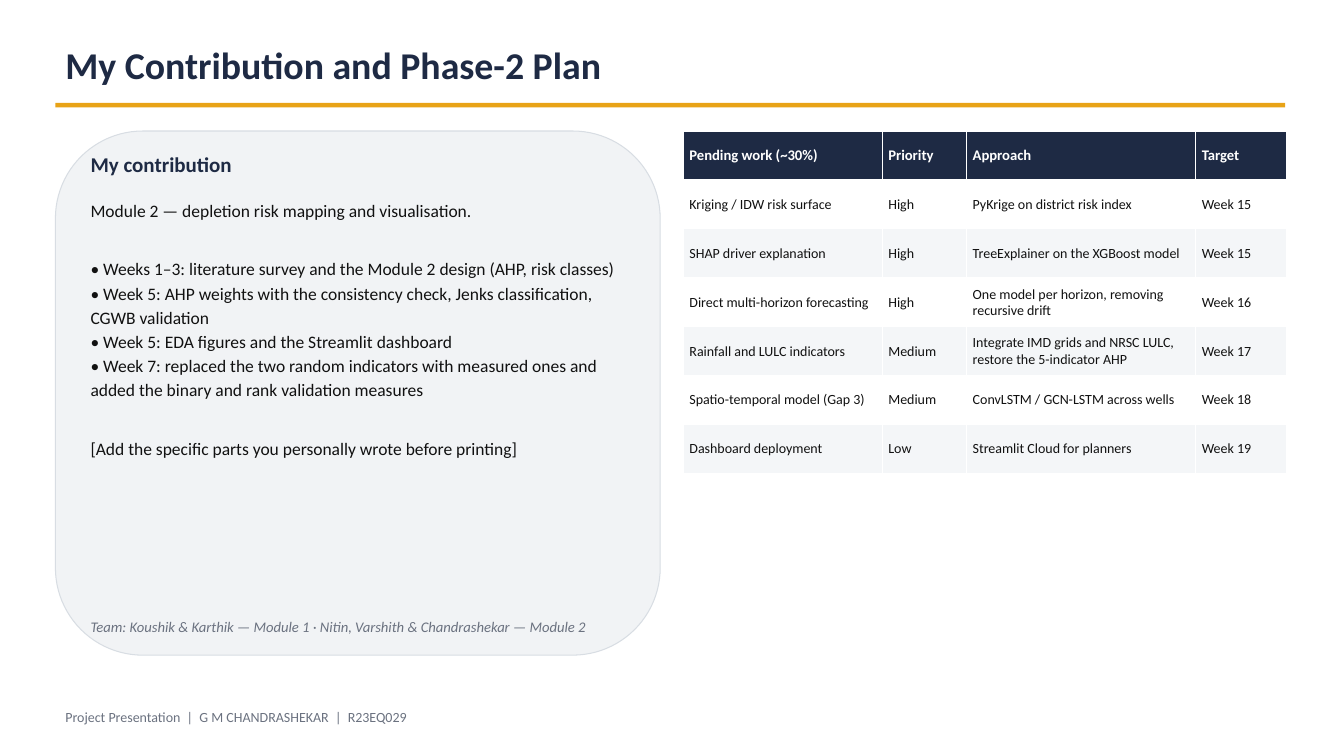
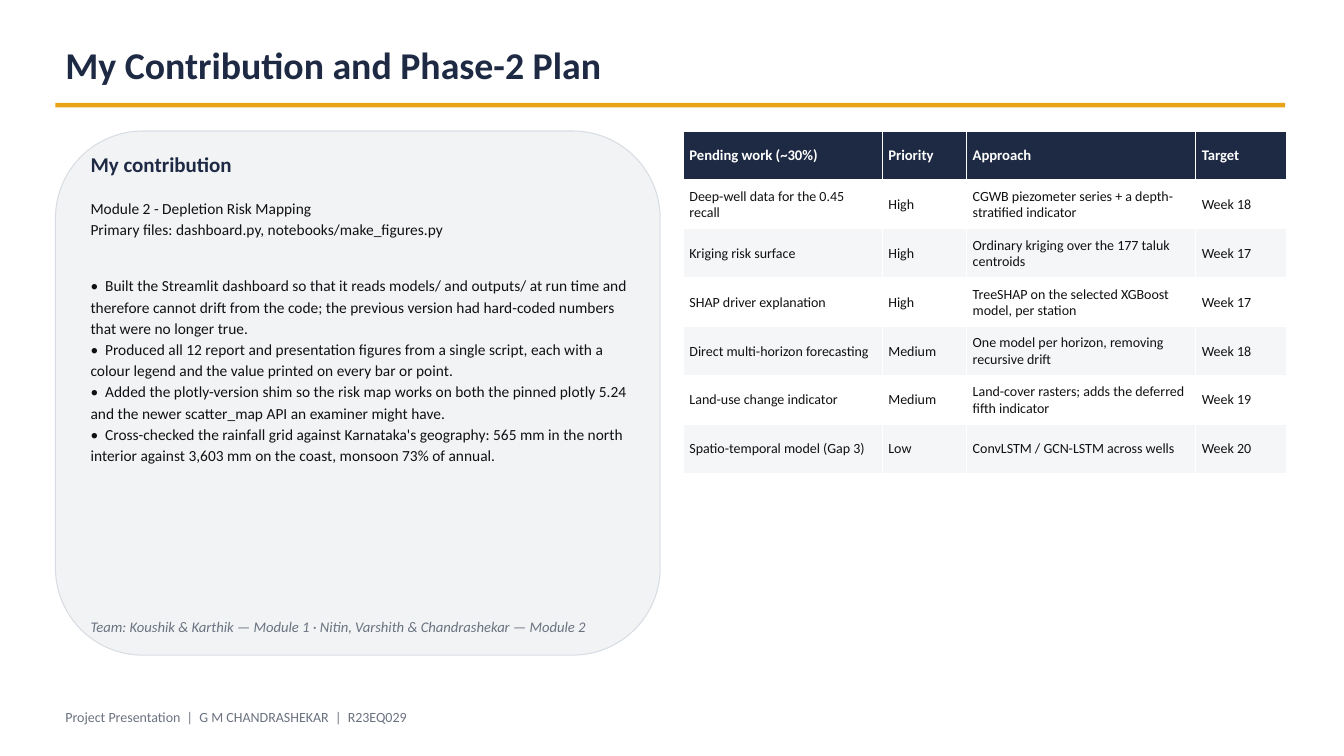
Before and after one commit to Koushik926/karnataka-groundwater-ml, a slide deck: slide 13 of Week4_Task4_Core_Implementation/presentation/decks/Phase1_Review_G_M_CHANDRASHEKAR.pptx. Drawn at 1344x756 pixels with LibreOffice and Linux fonts; fonts in the diff are those of the drawing. Boxes give left, top, right and bottom in pixels: in the first picture for what was removed or moved away, otherwise in the second. Text is boxed around its words. In the diff, an @@ line names an element or a change of style, - is before the commit and + after.

```diff
--- a/Week4_Task4_Core_Implementation/presentation/decks/Phase1_Review_G_M_CHANDRASHEKAR.pptx
+++ b/Week4_Task4_Core_Implementation/presentation/decks/Phase1_Review_G_M_CHANDRASHEKAR.pptx
@@ table at (684, 131, 1287, 474) @@
-row 2: Kriging / IDW risk surface | High | PyKrige on district risk index | Week 15
+row 2: Deep-well data for the 0.45 recall | High | CGWB piezometer series + a depth-stratified indicator | Week 18
-row 3: SHAP driver explanation | High | TreeExplainer on the XGBoost model | Week 15
+row 3: Kriging risk surface | High | Ordinary kriging over the 177 taluk centroids | Week 17
-row 4: Direct multi-horizon forecasting | High | One model per horizon, removing recursive drift | Week 16
+row 4: SHAP driver explanation | High | TreeSHAP on the selected XGBoost model, per station | Week 17
-row 5: Rainfall and LULC indicators | Medium | Integrate IMD grids and NRSC LULC, restore the 5-indicator AHP | Week 17
+row 5: Direct multi-horizon forecasting | Medium | One model per horizon, removing recursive drift | Week 18
-row 6: Spatio-temporal model (Gap 3) | Medium | ConvLSTM / GCN-LSTM across wells | Week 18
+row 6: Land-use change indicator | Medium | Land-cover rasters; adds the deferred fifth indicator | Week 19
-row 7: Dashboard deployment | Low | Streamlit Cloud for planners | Week 19
+row 7: Spatio-temporal model (Gap 3) | Low | ConvLSTM / GCN-LSTM across wells | Week 20
@@ text at (91, 203, 627, 464): text changed; size 12.5 to 11 pt @@
-Module 2 — depletion risk mapping and visualisation.
-• Weeks 1–3: literature survey and the Module 2 design (AHP, risk classes)
-• Week 5: AHP weights with the consistency check, Jenks classification, CGWB validation
-• Week 5: EDA figures and the Streamlit dashboard
-• Week 7: replaced the two random indicators with measured ones and added the binary and rank validation measures
-[Add the specific parts you personally wrote before printing]
+Module 2 - Depletion Risk Mapping
+Primary files: dashboard.py, notebooks/make_figures.py
+• Built the Streamlit dashboard so that it reads models/ and outputs/ at run time and therefore cannot drift from the code; the previous version had hard-coded numbers that were no longer true.
+• Produced all 12 report and presentation figures from a single script, each with a colour legend and the value printed on every bar or point.
+• Added the plotly-version shim so the risk map works on both the pinned plotly 5.24 and the newer scatter_map API an examiner might have.
+• Cross-checked the rainfall grid against Karnataka's geography: 565 mm in the north interior against 3,603 mm on the coast, monsoon 73% of annual.
```
Also in this commit, not shown: 4 other slides changed, 17 other files.
